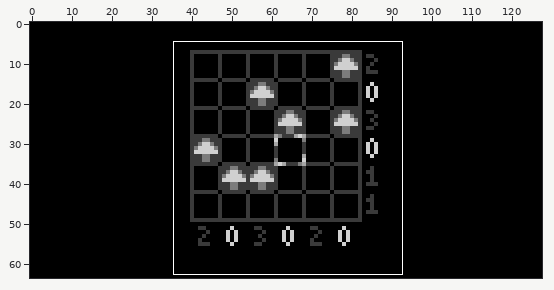
Sprite sheet, stored at tests/summercamp/image8.png. Above, an overview of the earlier version with the close-up marked.
Close-up. Before the commit:
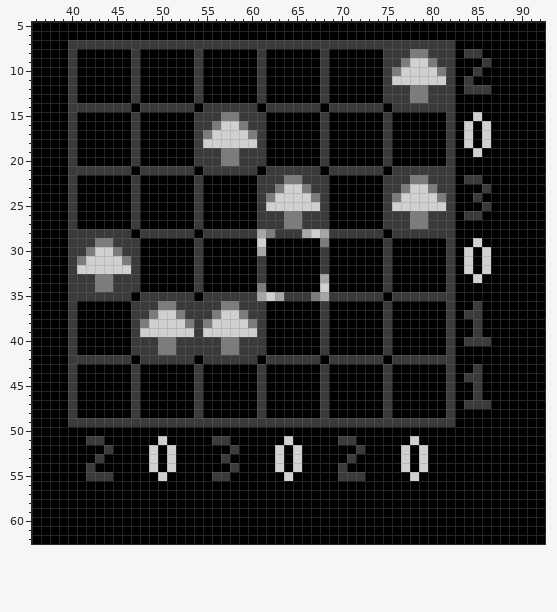
The file is 128x64 pixels. Shown: x 36..92, y 5..62.
The same view after the edit:
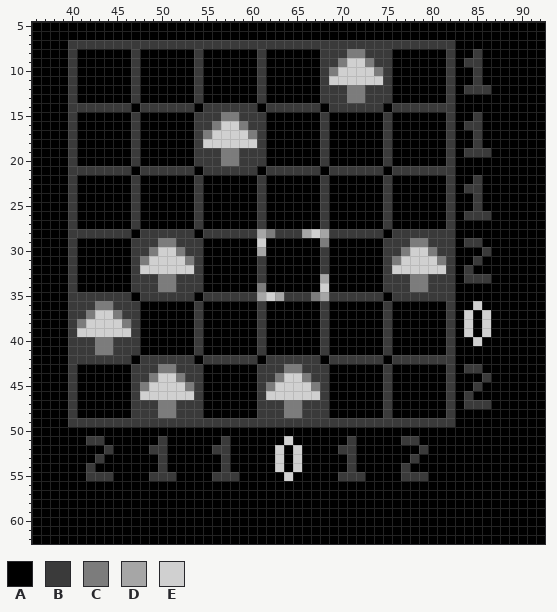
Palette (. is transparent): A #000000  B #3a3a3a  C #7c7c7c  D #a6a6a6  E #d0d0d0
Edits made:
Changed rows in their new state; - is an unchanged pixel.
first column x 41:
 8 ----------------------------BBCCBB-AAAAAA--A--
 9 ----------------------------BCEECB-AAAAAA--BBA
10 ----------------------------CEEEEC-AAAAAA-----
11 ----------------------------EEEEEE-AAAAAA--AB-
12 ----------------------------BBCCBB-AAAAAA-----
13 ----------------------------BBCCBB-AAAAAA-----
15 --------------------------------------------B-
16 -------------------------------------------BBA
17 -------------------------------------------ABA
18 -------------------------------------------ABA
19 -------------------------------------------BBB
22 ---------------------AAAAAA--------AAAAAA--A--
23 ---------------------AAAAAA--------AAAAAA--BBA
24 ---------------------AAAAAA--------AAAAAA-----
25 ---------------------AAAAAA--------AAAAAA---BA
26 ---------------------AAAAAA--------AAAAAA----B
27 ---------------------AAAAAA--------AAAAAA-----
29 AAAAAA-BBCCBB----------------------BBCCBB--BB-
30 AAAAAA-BCEECB----------------------BCEECB--A-B
31 AAAAAA-CEEEEC----------------------CEEEEC--ABA
32 AAAAAA-EEEEEE----------------------EEEEEE--B-A
33 AAAAAA-BBCCBB----------------------BBCCBB--BBB
34 AAAAAA-BBCCBB----------------------BBCCBB-----
36 BBCCBB-AAAAAA-AAAAAA------------------------E-
37 BCEECB-AAAAAA-AAAAAA-----------------------EAE
38 CEEEEC-AAAAAA-AAAAAA-----------------------EAE
39 EEEEEE-AAAAAA-AAAAAA-----------------------EAE
40 BBCCBB-AAAAAA-AAAAAA-----------------------AEA
41 BBCCBB-AAAAAA-AAAAAA--------------------------
43 -------BBCCBB--------BBCCBB----------------B--
44 -------BCEECB--------BCEECB----------------AAB
45 -------CEEEEC--------CEEEEC-------------------
46 -------EEEEEE--------EEEEEE----------------BA-
47 -------BBCCBB--------BBCCBB-------------------
48 -------BBCCBB--------BBCCBB-------------------
51 ---------B-----A-------------A------BB--------
52 --------BBA----BBA-----------BBA----A-B-------
53 --------ABA-------------------------ABA-------
54 --------ABA-----BA-----------AB-----B-A-------
55 --------BBB------B------------------BBB-------
Changed places in both close-ups, as pixel boxes (x1, y1, x2, y2):
changed: (77, 49, 491, 481)
